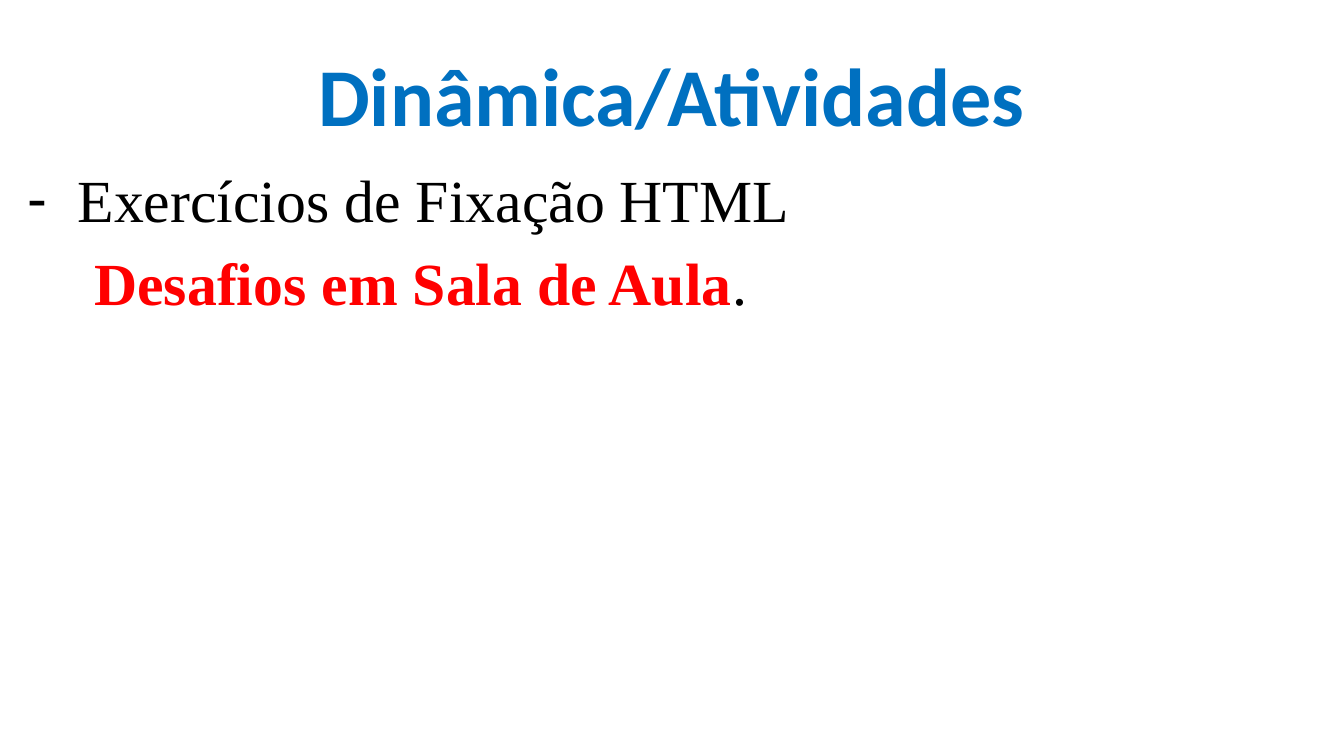
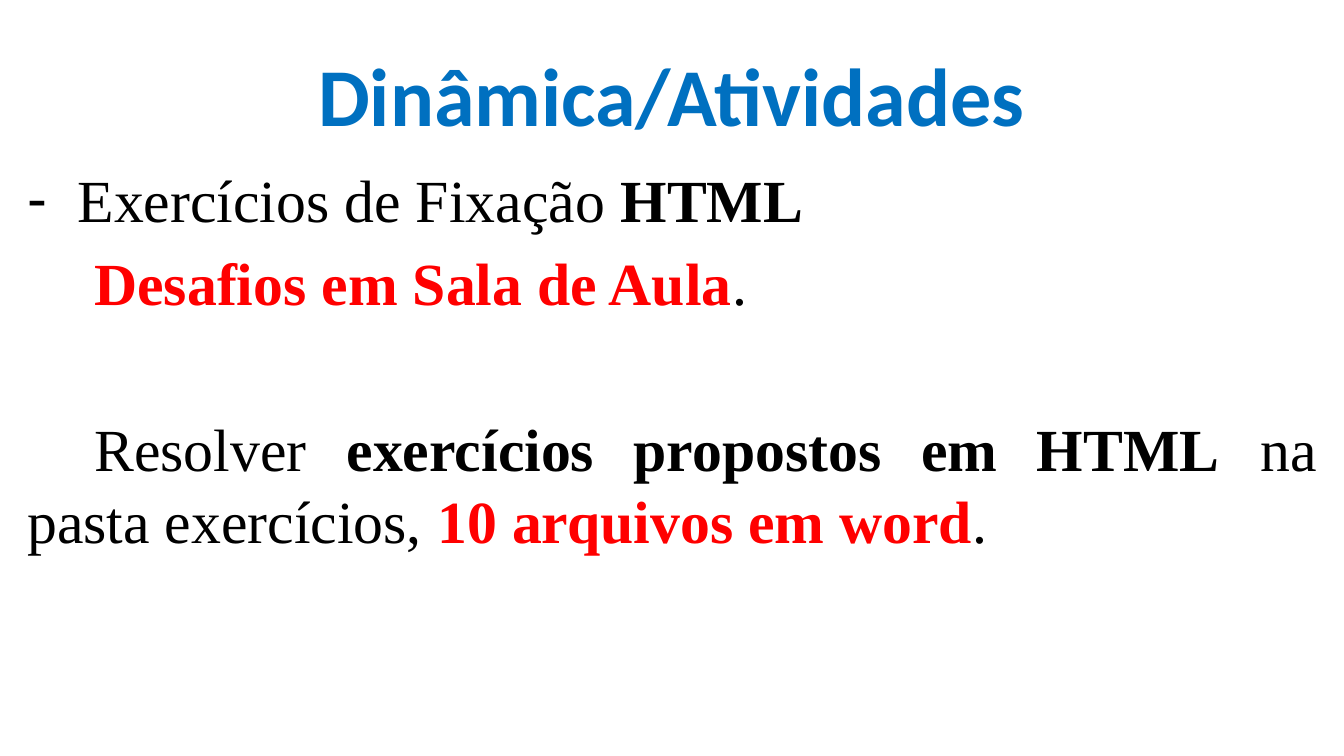
Before and after one commit to CloudEducationBrazil/WydenDesenvolvimentoWebPHP, a slide deck: slide 75 of 01 Classes/Aula 02, 03, 04 Desenvolvimento Web Caracterização - HTML.pptx (slide 76 before the commit). Drawn at 1344x756 pixels with LibreOffice and Linux fonts; fonts in the diff are those of the drawing; background and template pictures are left out. Boxes give left, top, right and bottom in pixels: in the first picture for what was removed or moved away, otherwise in the second. Text is boxed around its words. In the diff, an @@ line names an element or a change of style, - is before the commit and + after.

```diff
--- a/01 Classes/Aula 02, 03, 04 Desenvolvimento Web Caracterização - HTML.pptx
+++ b/01 Classes/Aula 02, 03, 04 Desenvolvimento Web Caracterização - HTML.pptx
@@ text at <box>78,180,803,233</box>: bold on in "HTML" @@
@@ text at <box>27,429,1316,554</box>: paragraph added @@
+Resolver exercícios propostos em HTML na pasta exercícios, 10 arquivos em word.
```
Also in this commit, not shown: 52 other slides changed, 1 slide removed, 1 other file.
